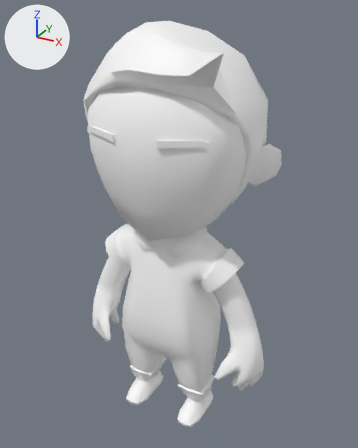
An edit to the FBX model FYPGame3/Assets/Beta/Models/Character/MChar_A.fbx, drawn before and after from the same camera.
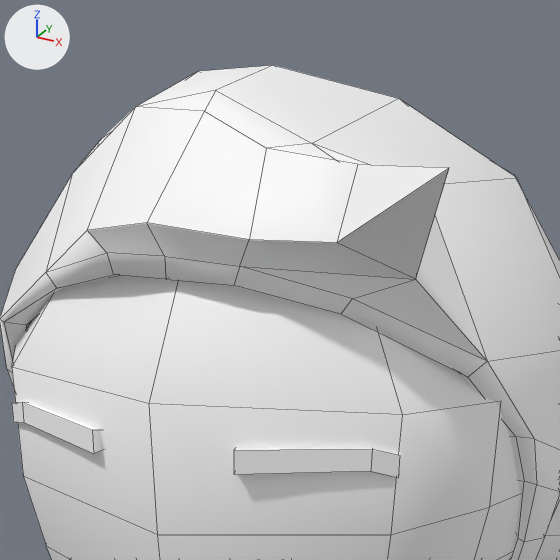
The first picture shows the older version from a 50 mm camera at (0.693, -1.199, 1.284) aimed at (0.0, 0.062, 0.653). The close-ups show both versions on the part from 23% to 72% of the width and 0% to 39% of the height of that picture; other places that the commit changed are outside them. The lights are fixed; the arrows at upper left show +X, +Y and +Z. The close-ups show mesh edges as thin lines. Where no turn or scale is listed for an object, it has been applied to the vertices.

The older version as bpy lines, for what is in view:
```python
me_mesh = bpy.data.meshes.new('Mesh')
me_mesh.from_pydata(...)  # 1460 vertices, 1434 faces; spans x -0.322..0.322, y -0.236..0.236, z 0.008..1.258
me_mesh.materials.append(mat_lambert12)  # its picture is missing
ob_mchar_a = bpy.data.objects.new('MChar_A', me_mesh)
ob_mchar_a.location = (0.0, 0.048, -0.01)
```
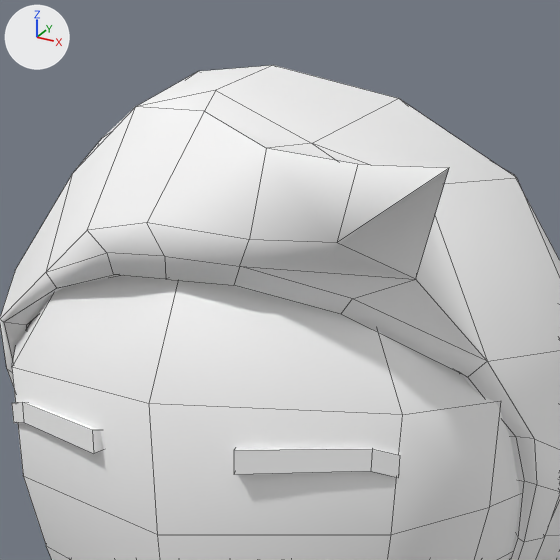
Where the newer file only moved an object's origin or applied its transform, the numbers keep the older frame.

Changed parts and their boxes (x1, y1, x2, y2) in the close-ups (560 x 560 px):
part 1 of me_mesh, shading changed
    both: (0, 65, 560, 560)

The change, as a diff of the scene's bpy script:
```diff
--- a/FYPGame3/Assets/Beta/Models/Character/MChar_A.fbx.py
+++ b/FYPGame3/Assets/Beta/Models/Character/MChar_A.fbx.py
@@ me_mesh @@
 me_mesh.from_pydata(...)  # 1460 vertices, 1434 faces; spans x -0.322..0.322, y -0.236..0.236, z 0.008..1.258
 # used by ob_mchar_a; location = (0.0, 0.048, -0.01)
+# me_mesh part 1: edges marked sharp go from 245 to 361
 me_mesh.materials.append(mat_lambert12)
```
